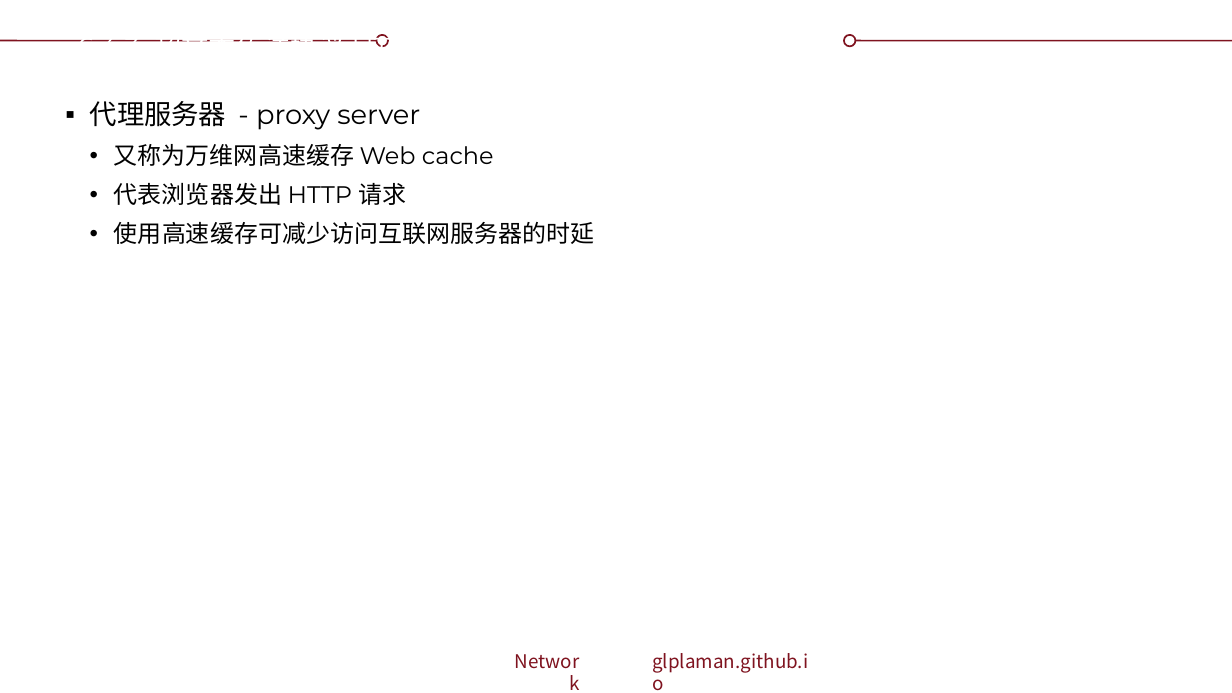
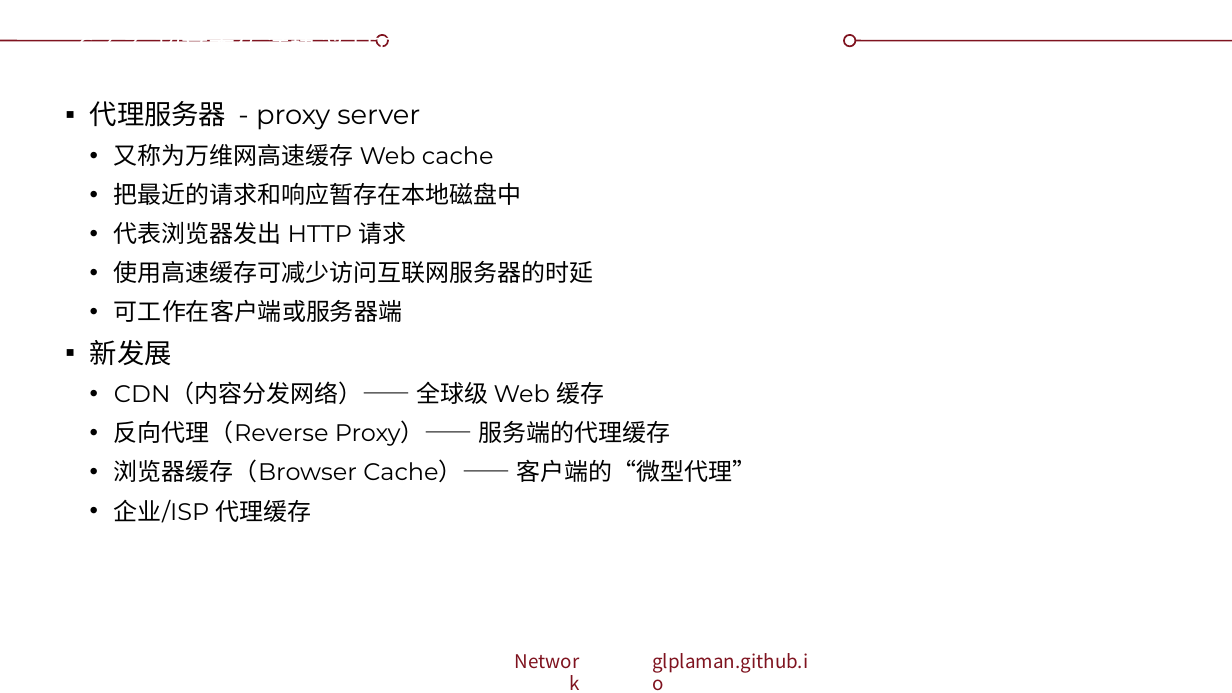
Before and after one commit to glplaman/glplaman.github.io, a slide deck: slide 74 of network/ppt/chap6.pptx. Drawn at 1232x693 pixels with LibreOffice and Linux fonts; fonts in the diff are those of the drawing; background and template pictures are left out. Boxes give left, top, right and bottom in pixels: in the first picture for what was removed or moved away, otherwise in the second. Text is boxed around its words. In the diff, an @@ line names an element or a change of style, - is before the commit and + after.

```diff
--- a/network/ppt/chap6.pptx
+++ b/network/ppt/chap6.pptx
@@ text at bbox=[114, 182, 522, 205]: paragraph added @@
+  • 把最近的请求和响应暂存在本地磁盘中
@@ text at bbox=[90, 299, 756, 523]: paragraphs added @@
+  • 可工作在客户端或服务器端
+▪ 新发展
+  • CDN（内容分发网络）—— 全球级 Web 缓存
+  • 反向代理（Reverse Proxy）—— 服务端的代理缓存
+  • 浏览器缓存（Browser Cache）—— 客户端的“微型代理”
+  • 企业/ISP 代理缓存
```
Also in this commit, not shown: 23 other slides changed, 8 other files.
